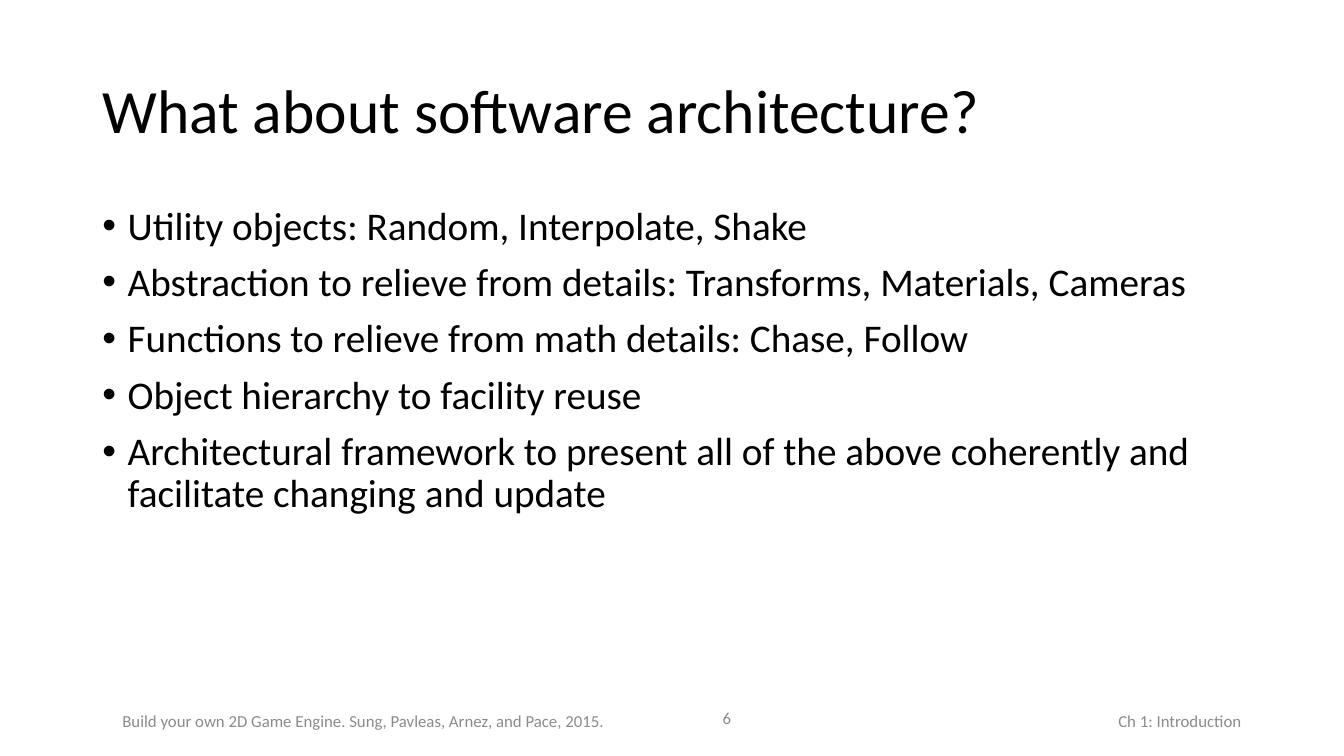
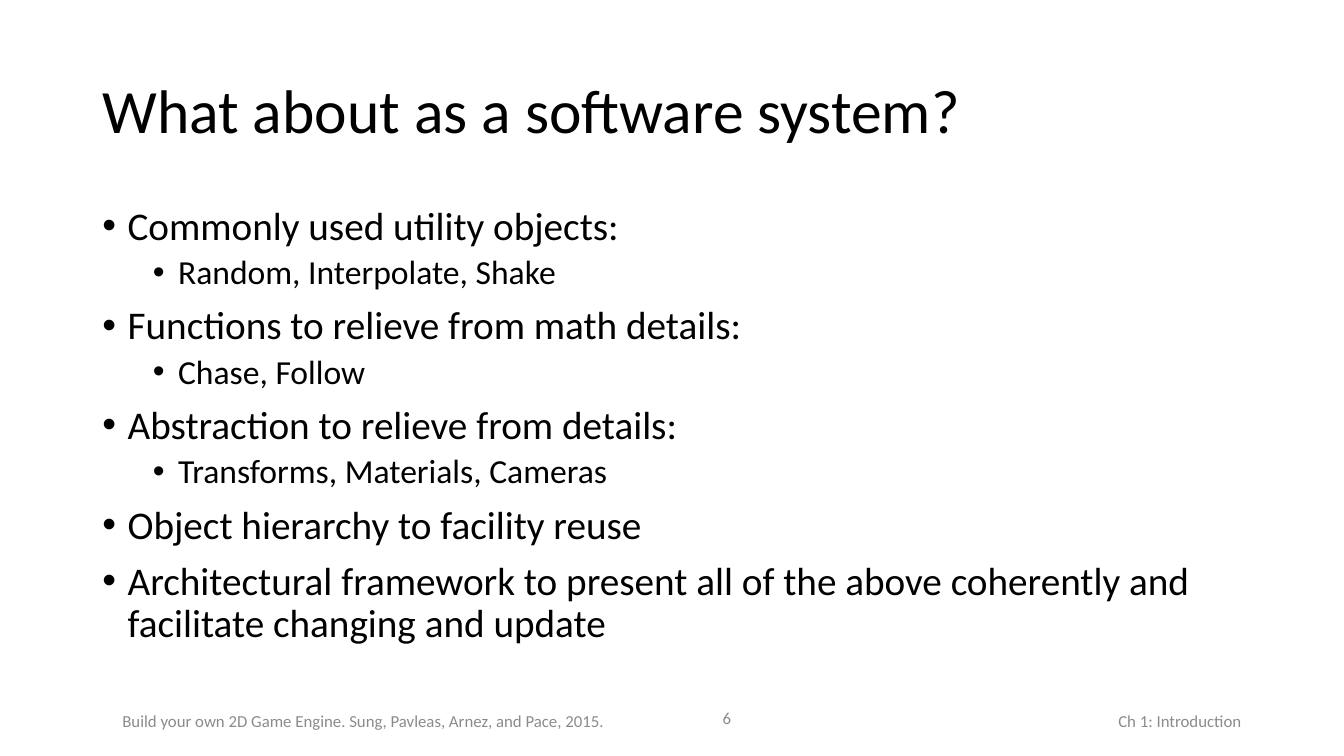
Before and after one commit to HTML5GameEngineGroup/html5engine, a slide deck: slide 6 of Book-PPT/Chap1.pptx. Drawn at 1344x756 pixels with LibreOffice and Linux fonts; fonts in the diff are those of the drawing. Boxes give left, top, right and bottom in pixels: in the first picture for what was removed or moved away, otherwise in the second. Text is boxed around its words. In the diff, an @@ line names an element or a change of style, - is before the commit and + after.

```diff
--- a/Book-PPT/Chap1.pptx
+++ b/Book-PPT/Chap1.pptx
@@ title at (102,90,960,143): text changed @@
-What about software architecture?
+What about as a software system?
@@ text at (128,212,741,487): text changed @@
-• Utility objects: Random, Interpolate, Shake
-• Abstraction to relieve from details: Transforms, Materials, Cameras
-• Functions to relieve from math details: Chase, Follow
+• Commonly used utility objects:
+  • Random, Interpolate, Shake
+• Functions to relieve from math details:
+  • Chase, Follow
+• Abstraction to relieve from details:
+  • Transforms, Materials, Cameras
```
Also in this commit, not shown: 4 other slides changed, 17 other files.
